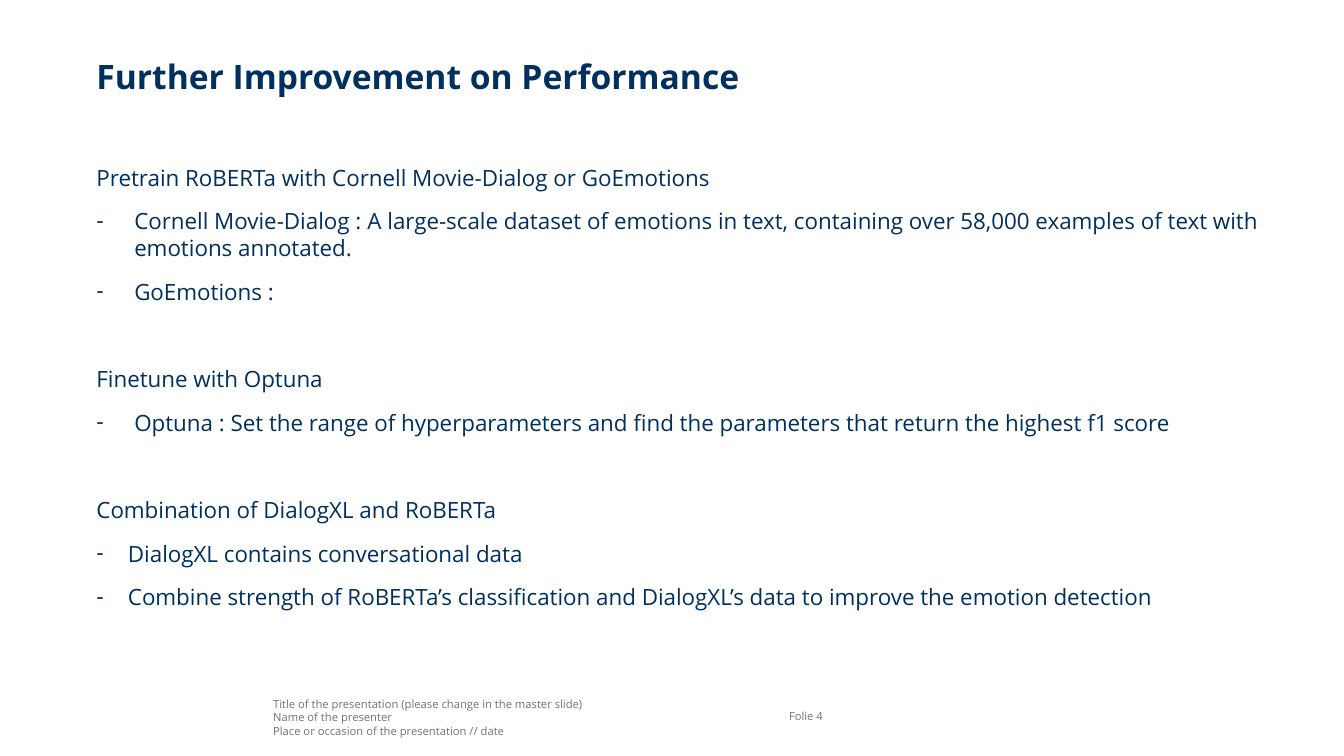
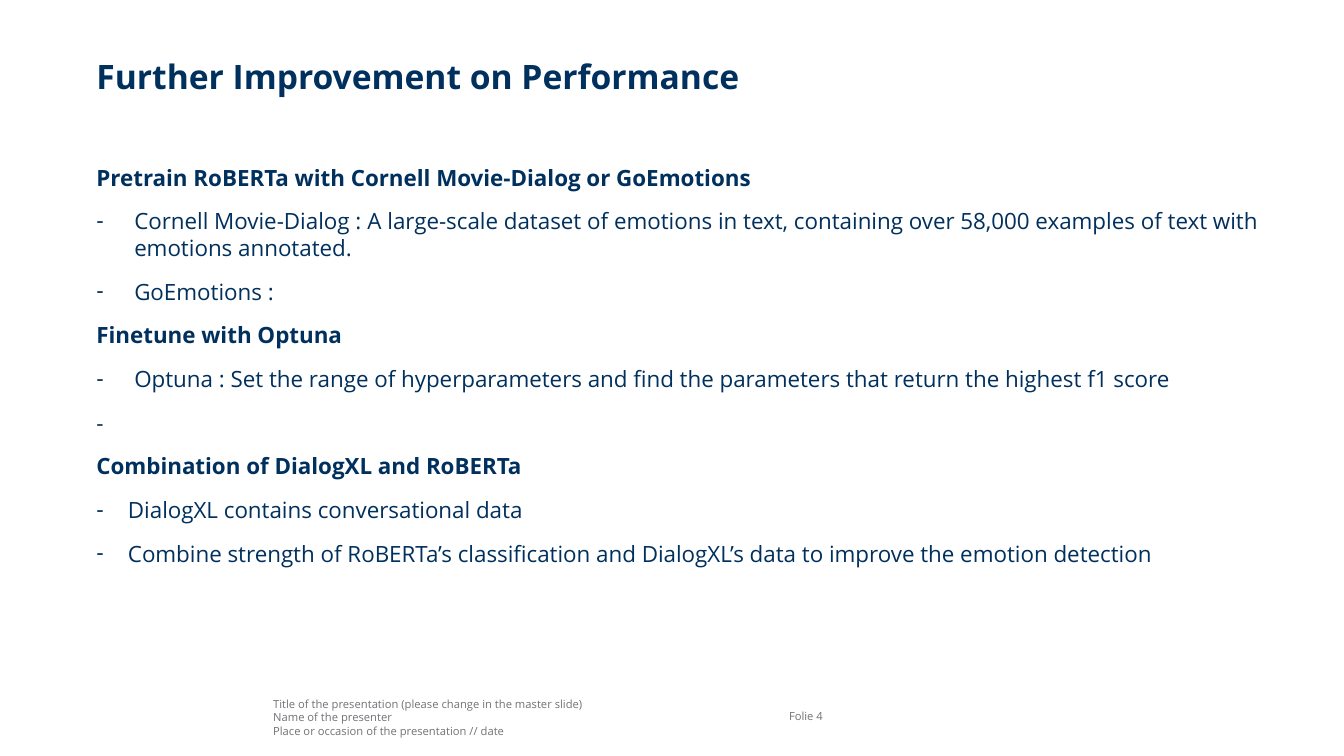
Before and after one commit to kim33/LLMProject_SemEval, a slide deck: slide 4 of LLMProject_SemEval.pptx. Drawn at 1344x756 pixels with LibreOffice and Linux fonts; fonts in the diff are those of the drawing; background and template pictures are left out. Boxes give left, top, right and bottom in pixels: in the first picture for what was removed or moved away, otherwise in the second. Text is boxed around its words. In the diff, an @@ line names an element or a change of style, - is before the commit and + after.

```diff
--- a/LLMProject_SemEval.pptx
+++ b/LLMProject_SemEval.pptx
@@ text at [96, 169, 1258, 567]: paragraph added @@
+-
@@ text at [96, 169, 750, 480]: bold on in "Pretrain RoBERTa with Cornell Movie-Dialog or GoEmotions", "Finetune with Optuna", "Combination of DialogXL and RoBERTa" @@
```
Also in this commit, not shown: 1 other slide changed, 3 slides added, 1 slide removed, 2 other files.
